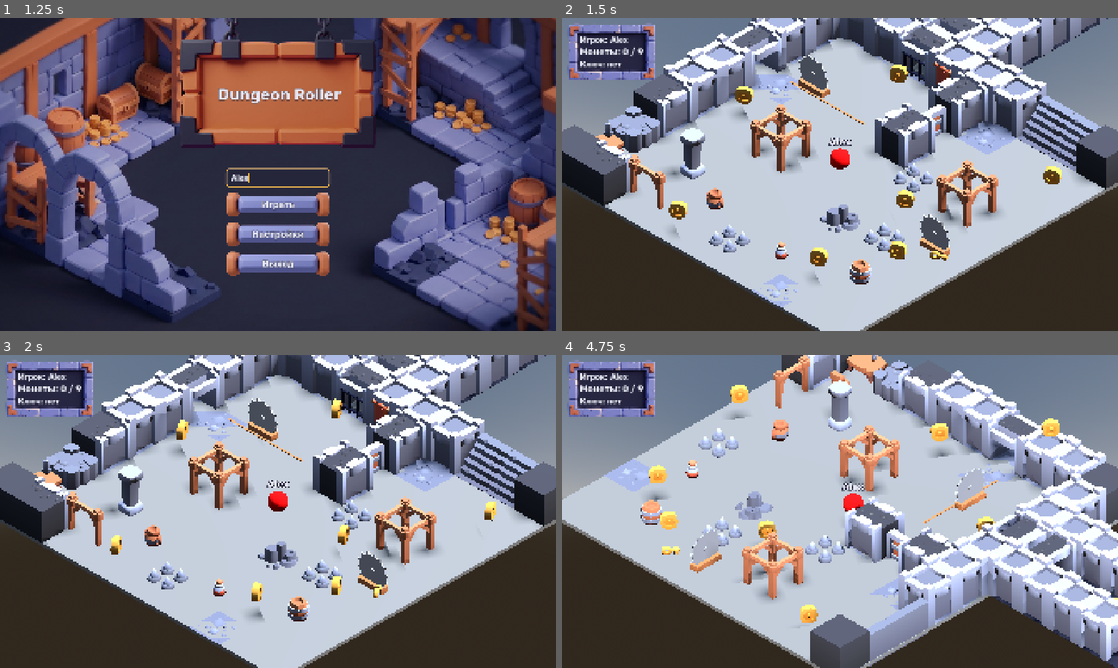
Above: before the commit, frames 1-4 (two rows, left to right).
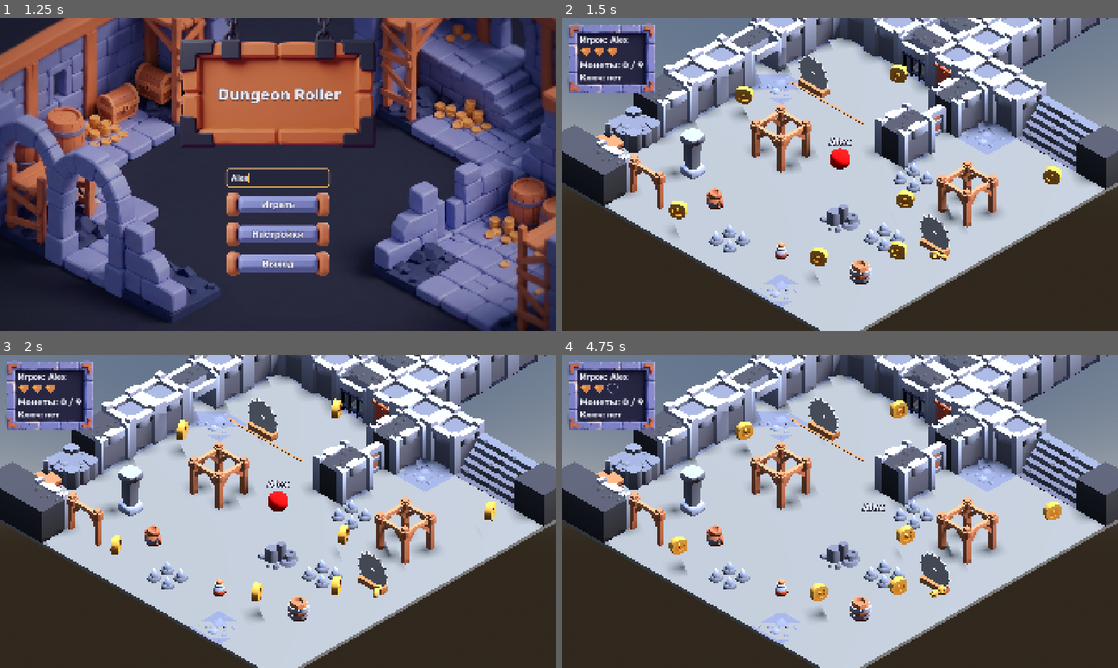
Above: after the commit, the same moments.

Repository: farikgg/godot_assignment
Game: Godot game, scene res://scenes/main_menu.tscn
The game is run twice, just before and just after one commit, with the same random seed, the same clock (stepped at 60 frames per second) and the same inputs.
Inputs (mouse positions are in pixels of both pictures, inside the frame that each line leads up to):
- Up to frame 1 (1.25 s): click (278, 177) at 0.52 s; type "Alex" at 0.6 s
- Up to frame 2 (1.5 s): click "Играть" at 1.25 s
- Up to frame 3 (2 s): no input
- Up to frame 4 (4.75 s): hold D (move_right) 2.03-2.78 s; hold Left (camera_left) 2.03-2.78 s; tap Space (jump) at 2.27, 3.02, 4.52 s; hold S (move_back) 2.78-3.53 s; tap Right (camera_right) at 2.85, 4.35 s; hold D (move_right) 3.53-4.28 s; hold Left (camera_left) 3.53-4.28 s; hold W (move_forward) from 4.28 s (still down)

Frame 1 is identical in both runs. In frame 2, 1.5% of the frame differs, in the area x 1-17%, y 5-24%; in frame 3, 1.5%; in frame 4, 52%, in the area x 0-100%, y 0-100%.

Commit message:
A6 stage 1: Health component, invincibility blink, hearts HUD
- scripts/health.gd (class_name Health): changed/died signals,
  take_damage/heal, damage ignored while invincible or dead, heal capped
  at max_hp; _invincibility() coroutine blinks blink_target with
  create_timer(blink_interval, false) and always ends visible.
- player.tscn: Health child blinking MeshInstance3D. player.gd: enemy
  contact = take_damage(1) + knockback impulse away from the enemy;
  input stops on death.
- main.gd: HeartsBox (3 icons) follows Health.changed; Health.died shows
  "Game over" and reloads after 1.5 s (pause-aware timer), unpausing first.
- Heart icons drawn by tools/gen_heart_icons.py: the Rubik font has no
  U+2665, so a Label with a heart would depend on system fallback fonts.

Co-Authored-By: Claude Opus 5.5 <noreply@anthropic.com>

Diff:
--- a/scenes/map.tscn
+++ b/scenes/map.tscn
@@ -28,6 +28,7 @@
 [ext_resource type="PackedScene" path="res://scenes/props/exit.tscn" id="g_exit"]
 [ext_resource type="Script" uid="uid://crrm2h0pfyy37" path="res://scripts/camera_rig.gd" id="h_camera_rig"]
 [ext_resource type="Script" uid="uid://dua30ftusyt0g" path="res://scripts/message_panel.gd" id="i_message_panel"]
+[ext_resource type="Texture2D" path="res://assets/ui_gen/heart_full.png" id="o_heart_full"]
 [ext_resource type="PackedScene" path="res://scenes/props/saw_trap.tscn" id="j_saw"]
 [ext_resource type="PackedScene" path="res://scenes/props/saw_trap_patrol.tscn" id="j_saw_patrol"]
 [ext_resource type="PackedScene" path="res://scenes/props/key_pickup.tscn" id="l_key"]
@@ -274,6 +275,32 @@
 [node name="NameLabel" type="Label" parent="UI/HudPanel/HudBox/NameRow" unique_id=2009308255]
 unique_name_in_owner = true
 layout_mode = 2
+
+[node name="HeartsBox" type="HBoxContainer" parent="UI/HudPanel/HudBox" unique_id=1771300010]
+unique_name_in_owner = true
+layout_mode = 2
+theme_override_constants/separation = 6
+
+[node name="Heart1" type="TextureRect" parent="UI/HudPanel/HudBox/HeartsBox" unique_id=1771300011]
+custom_minimum_size = Vector2(40, 40)
+layout_mode = 2
+texture = ExtResource("o_heart_full")
+expand_mode = 1
+stretch_mode = 5
+
+[node name="Heart2" type="TextureRect" parent="UI/HudPanel/HudBox/HeartsBox" unique_id=1771300012]
+custom_minimum_size = Vector2(40, 40)
+layout_mode = 2
+texture = ExtResource("o_heart_full")
+expand_mode = 1
+stretch_mode = 5
+
+[node name="Heart3" type="TextureRect" parent="UI/HudPanel/HudBox/HeartsBox" unique_id=1771300013]
+custom_minimum_size = Vector2(40, 40)
+layout_mode = 2
+texture = ExtResource("o_heart_full")
+expand_mode = 1
+stretch_mode = 5
 
 [node name="CoinLabel" type="Label" parent="UI/HudPanel/HudBox" unique_id=504721018]
 unique_name_in_owner = true
--- a/scenes/player.tscn
+++ b/scenes/player.tscn
@@ -2,6 +2,7 @@
 
 [ext_resource type="Script" uid="uid://dbu6vcpp1315k" path="res://scripts/player.gd" id="1_3vyb7"]
 [ext_resource type="Script" path="res://scripts/name_tag.gd" id="2_nametag"]
+[ext_resource type="Script" path="res://scripts/health.gd" id="3_health"]
 
 [sub_resource type="SphereShape3D" id="SphereShape3D_7yv6r"]
 
@@ -36,3 +37,7 @@
 font_size = 48
 outline_size = 12
 script = ExtResource("2_nametag")
+
+[node name="Health" type="Node" parent="." unique_id=1771300001]
+script = ExtResource("3_health")
+blink_target = NodePath("../MeshInstance3D")
--- /dev/null
+++ b/scripts/health.gd
@@ -0,0 +1,66 @@
+class_name Health
+extends Node
+
+signal changed(current: int, max_hp: int)
+signal died
+
+@export var max_hp: int = 3
+@export var invincible_time: float = 2.0
+@export var blink_interval: float = 0.1
+## Visual node that blinks while invincible (a mesh, not the RigidBody itself).
+@export var blink_target: NodePath
+
+var current: int = 0
+var _invincible: bool = false
+var _dead: bool = false
+var _blink_node: Node3D
+
+func _ready() -> void:
+	current = max_hp
+	if not blink_target.is_empty():
+		_blink_node = get_node_or_null(blink_target) as Node3D
+		if _blink_node == null:
+			push_error("Health: blink_target %s is not a Node3D" % blink_target)
+	changed.emit(current, max_hp)
+
+func is_invincible() -> bool:
+	return _invincible
+
+func is_dead() -> bool:
+	return _dead
+
+func take_damage(amount: int) -> void:
+	if amount <= 0 or _dead or _invincible:
+		return
+	current = maxi(current - amount, 0)
+	changed.emit(current, max_hp)
+	if current == 0:
+		_dead = true
+		died.emit()
+		return
+	_invincibility()
+
+func heal(amount: int) -> void:
+	if amount <= 0 or _dead:
+		return
+	var healed: int = mini(current + amount, max_hp)
+	if healed == current:
+		return
+	current = healed
+	changed.emit(current, max_hp)
+
+# Coroutine: blinks blink_target until invincible_time runs out.
+# The timers don't run while the tree is paused, so the blink freezes with the game.
+func _invincibility() -> void:
+	_invincible = true
+	var elapsed: float = 0.0
+	while elapsed < invincible_time:
+		await get_tree().create_timer(blink_interval, false).timeout
+		if not is_inside_tree():
+			return
+		elapsed += blink_interval
+		if _blink_node != null:
+			_blink_node.visible = not _blink_node.visible
+	if _blink_node != null:
+		_blink_node.visible = true
+	_invincible = false
--- a/scripts/main.gd
+++ b/scripts/main.gd
@@ -4,16 +4,22 @@
 const WIN_TEXT: String = "Победа!\nМонеты: %d / %d"
 const KEY_FOUND_TEXT: String = "Ключ найден! Путь открыт"
 const NEED_KEY_TEXT: String = "Нужен ключ"
+const GAME_OVER_TEXT: String = "Game over"
+const RESTART_DELAY: float = 1.5
+const HEART_FULL: Texture2D = preload("res://assets/ui_gen/heart_full.png")
+const HEART_EMPTY: Texture2D = preload("res://assets/ui_gen/heart_empty.png")
 
 @onready var coin_label: Label = %CoinLabel
 @onready var name_label: Label = %NameLabel
 @onready var key_label: Label = %KeyLabel
 @onready var message_label: Label = %MessageLabel
+@onready var hearts_box: HBoxContainer = %HeartsBox
 
 var coins_collected: int = 0
 var coins_total: int = 0
 var has_key: bool = false
 var _has_won: bool = false
+var _game_over: bool = false
 var _message_timer: Timer
 
 func _ready() -> void:
@@ -36,6 +42,12 @@
 	for hint in get_tree().get_nodes_in_group("gate_hint"):
 		if hint is Area3D:
 			(hint as Area3D).body_entered.connect(_on_gate_hint_body_entered)
+
+	var health: Health = _find_player_health()
+	if health != null:
+		health.changed.connect(_on_health_changed)
+		health.died.connect(_on_player_died)
+		_on_health_changed(health.current, health.max_hp)
 
 	_message_timer = Timer.new()
 	_message_timer.one_shot = true
@@ -60,9 +72,39 @@
 	if body.is_in_group("player") and not has_key and not _has_won:
 		_show_message(NEED_KEY_TEXT)
 
+func _find_player_health() -> Health:
+	var player: Node = get_tree().get_first_node_in_group("player")
+	if player == null:
+		push_error("Main: no node in group \"player\"")
+		return null
+	var health: Health = player.get_node_or_null("Health") as Health
+	if health == null:
+		push_error("Main: player has no Health child")
+	return health
+
+func _on_health_changed(current: int, max_hp: int) -> void:
+	var hearts: Array[Node] = hearts_box.get_children()
+	if hearts.size() != max_hp:
+		push_error("Main: HeartsBox has %d icons for max_hp %d" % [hearts.size(), max_hp])
+	for i in hearts.size():
+		var icon: TextureRect = hearts[i] as TextureRect
+		if icon != null:
+			icon.texture = HEART_FULL if i < current else HEART_EMPTY
+
+func _on_player_died() -> void:
+	if _game_over or _has_won:
+		return
+	_game_over = true
+	_message_timer.stop()
+	_set_message(GAME_OVER_TEXT)
+	# process_always = false: the countdown waits while the game is paused
+	await get_tree().create_timer(RESTART_DELAY, false).timeout
+	get_tree().paused = false
+	get_tree().reload_current_scene()
+
 func _on_exit_reached() -> void:
 	# after a win the exit is inert, so re-entering can't print or reset the message
-	if _has_won:
+	if _has_won or _game_over:
 		return
 	_has_won = true
 	_message_timer.stop()
@@ -74,7 +116,7 @@
 	_message_timer.start(MESSAGE_DURATION)
 
 func _on_message_timeout() -> void:
-	if not _has_won:
+	if not _has_won and not _game_over:
 		_set_message("")
 
 func _set_message(text: String) -> void:
--- a/scripts/player.gd
+++ b/scripts/player.gd
@@ -3,8 +3,11 @@
 @export var force: float = 12.0
 @export var max_speed: float = 5.0
 @export var jump_impulse: float = 5.0
+@export var knockback_impulse: float = 6.0
+@export var knockback_lift: float = 2.0
 
 @onready var mesh: MeshInstance3D = $MeshInstance3D
+@onready var health: Health = $Health
 
 const BALL_COLORS: Array[Color] = [Color.RED, Color.DODGER_BLUE, Color.GREEN]
 
@@ -12,6 +15,8 @@
 var _on_ground: bool = false
 
 func _ready() -> void:
+	assert(health != null, "Player needs a Health child")
+	health.died.connect(_on_died)
 	var material := StandardMaterial3D.new()
 	material.albedo_color = BALL_COLORS[Profile.ball_color_index]
 	mesh.material_override = material
@@ -29,6 +34,8 @@
 			return
 
 func _physics_process(_delta: float) -> void:
+	if _is_dead:
+		return
 	if _on_ground and Input.is_action_just_pressed("jump"):
 		apply_central_impulse(Vector3.UP * jump_impulse)
 
@@ -46,6 +53,18 @@
 func _on_body_entered(body: Node) -> void:
 	if _is_dead or not body.is_in_group("enemy"):
 		return
+	var enemy: Node3D = body as Node3D
+	if enemy == null:
+		return
+	# push away horizontally from the enemy; straight back if we're right on top of it
+	var away: Vector3 = global_position - enemy.global_position
+	away.y = 0.0
+	if away.length_squared() < 0.0001:
+		away = -Vector3(linear_velocity.x, 0.0, linear_velocity.z)
+	if away.length_squared() < 0.0001:
+		away = Vector3.BACK
+	apply_central_impulse(away.normalized() * knockback_impulse + Vector3.UP * knockback_lift)
+	health.take_damage(1)
+
+func _on_died() -> void:
 	_is_dead = true
-	print("Game over")
-	get_tree().reload_current_scene.call_deferred()
Binary file added: assets/ui_gen/heart_empty.png
Not shown, added: assets/ui_gen/heart_empty.png.import
Binary file added: assets/ui_gen/heart_full.png
Not shown, added: assets/ui_gen/heart_full.png.import
Not shown, added: scripts/health.gd.uid
Not shown, added: tools/gen_heart_icons.py
